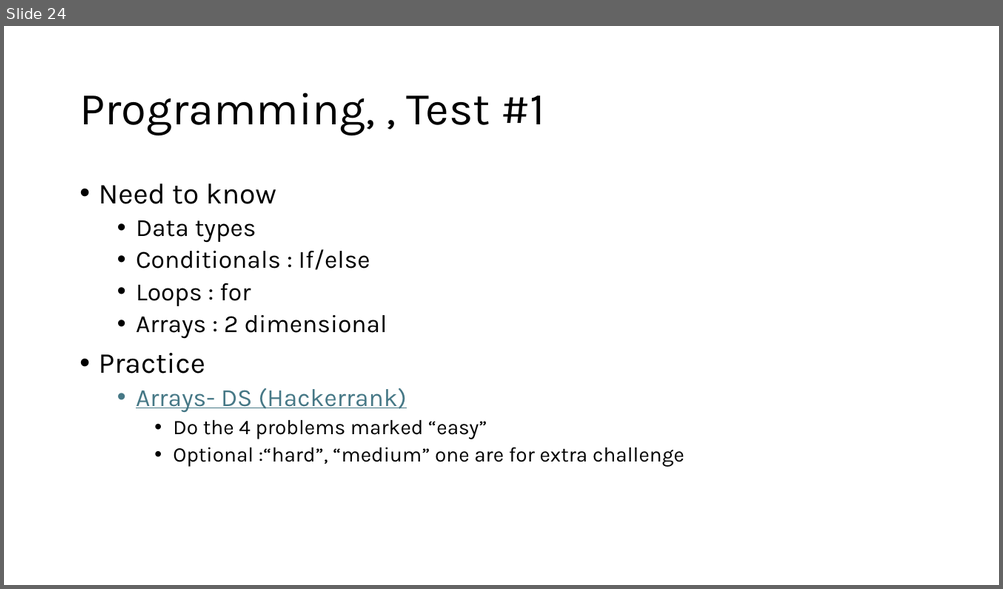
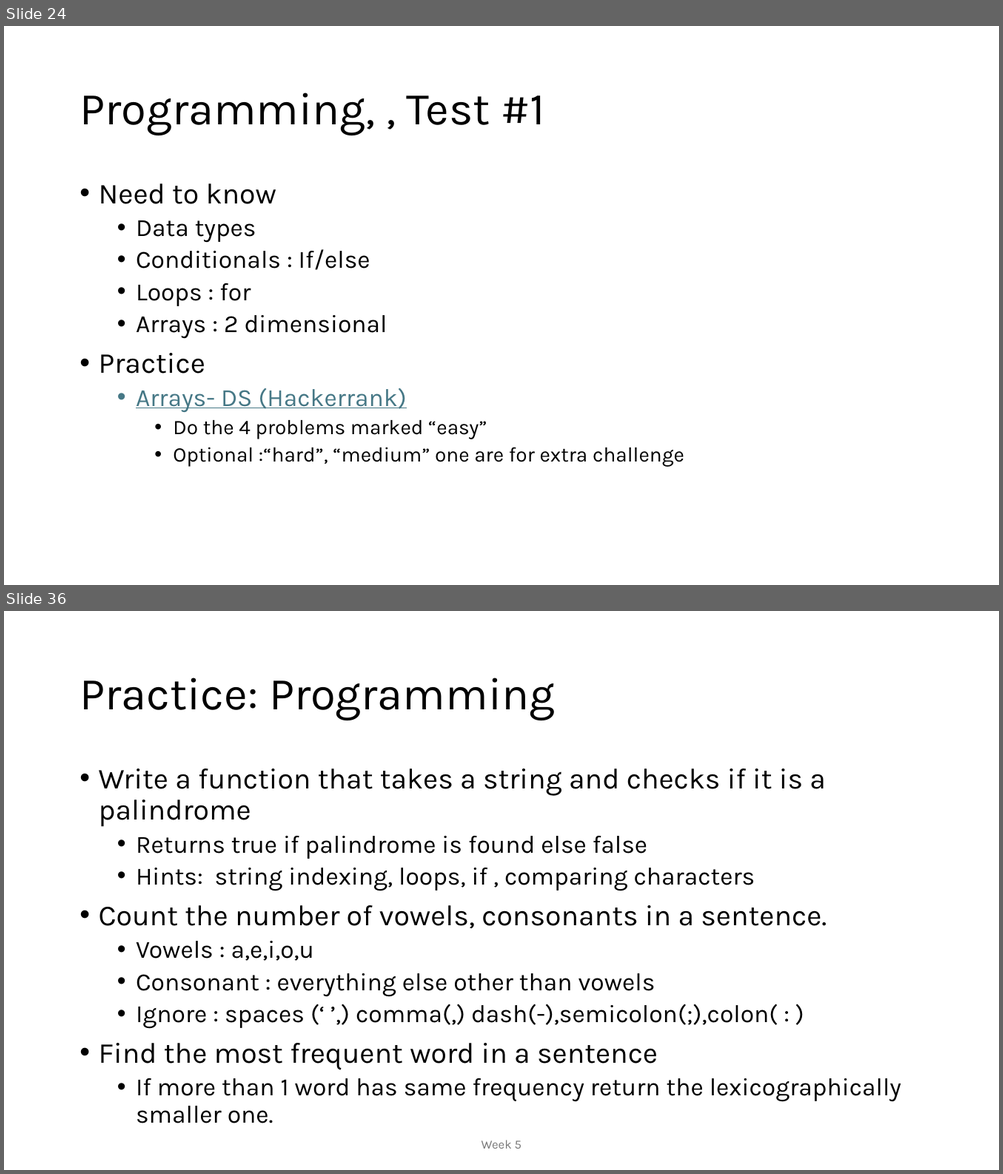
Before and after one commit to MoklaEducation/ems_winter_2025_acsl101, a slide deck: all/ExploringCSConceptsViaACSLCompetitions_all.pptx. Shown one above the other, each under a label of ours: slide 24 before the commit, slides 24 and 36 after it; the slides between them are not shown. The pictures are 1003x589 and 1003x1174 pixels, drawn with LibreOffice and Linux fonts; fonts in the diff are those of the drawing. Boxes give left, top, right and bottom in pixels: in the first picture for what was removed or moved away, otherwise in the second. Text is boxed around its words. In the diff, an @@ line names an element or a change of style, - is before the commit and + after.

```diff
--- a/all/ExploringCSConceptsViaACSLCompetitions_all.pptx
+++ b/all/ExploringCSConceptsViaACSLCompetitions_all.pptx
@@ slide 36 added at [4, 611, 999, 1170], background #FFFFFF @@
@@ title added at [79, 678, 555, 721], 44 pt, text #000000 @@
+Practice: Programming
@@ text added at [99, 769, 901, 1124], 24 pt, text #000000 @@
+• Write a function that takes a string and checks if it is a palindrome
+  • Returns true if palindrome is found else false
+  • Hints: string indexing, loops, if , comparing characters
+• Count the number of vowels, consonants in a sentence.
+  • Vowels : a,e,i,o,u
+  • Consonant : everything else other than vowels
+  • Ignore : spaces (‘ ’,) comma(,) dash(-),semicolon(;),colon( : )
+• Find the most frequent word in a sentence
+  • If more than 1 word has same frequency return the lexicographically smaller one.
@@ text added at [481, 1140, 521, 1149], 12 pt, text #797979 @@
+Week 5
```
Also in this commit, not shown: 12 other slides added, 1 other file.
